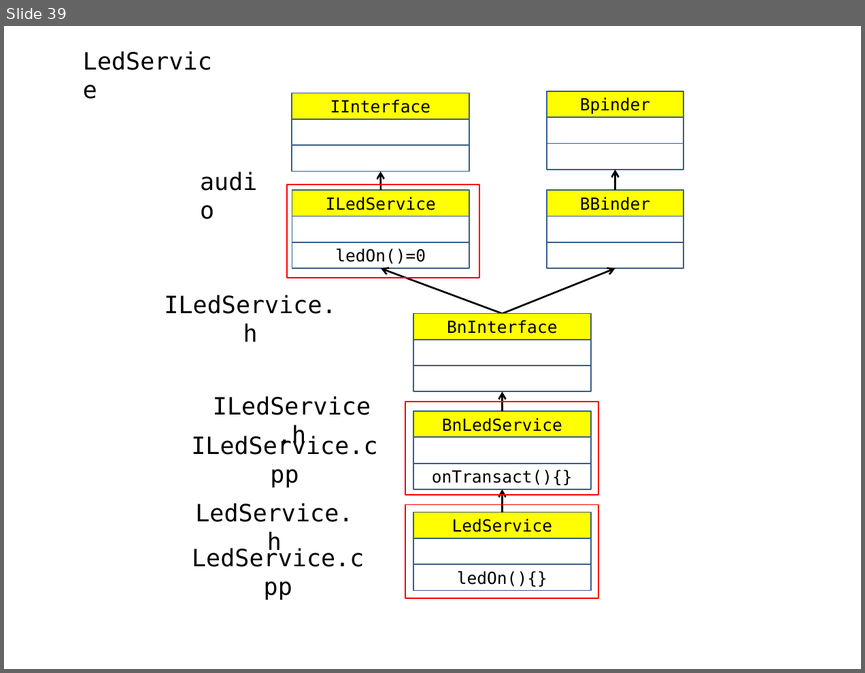
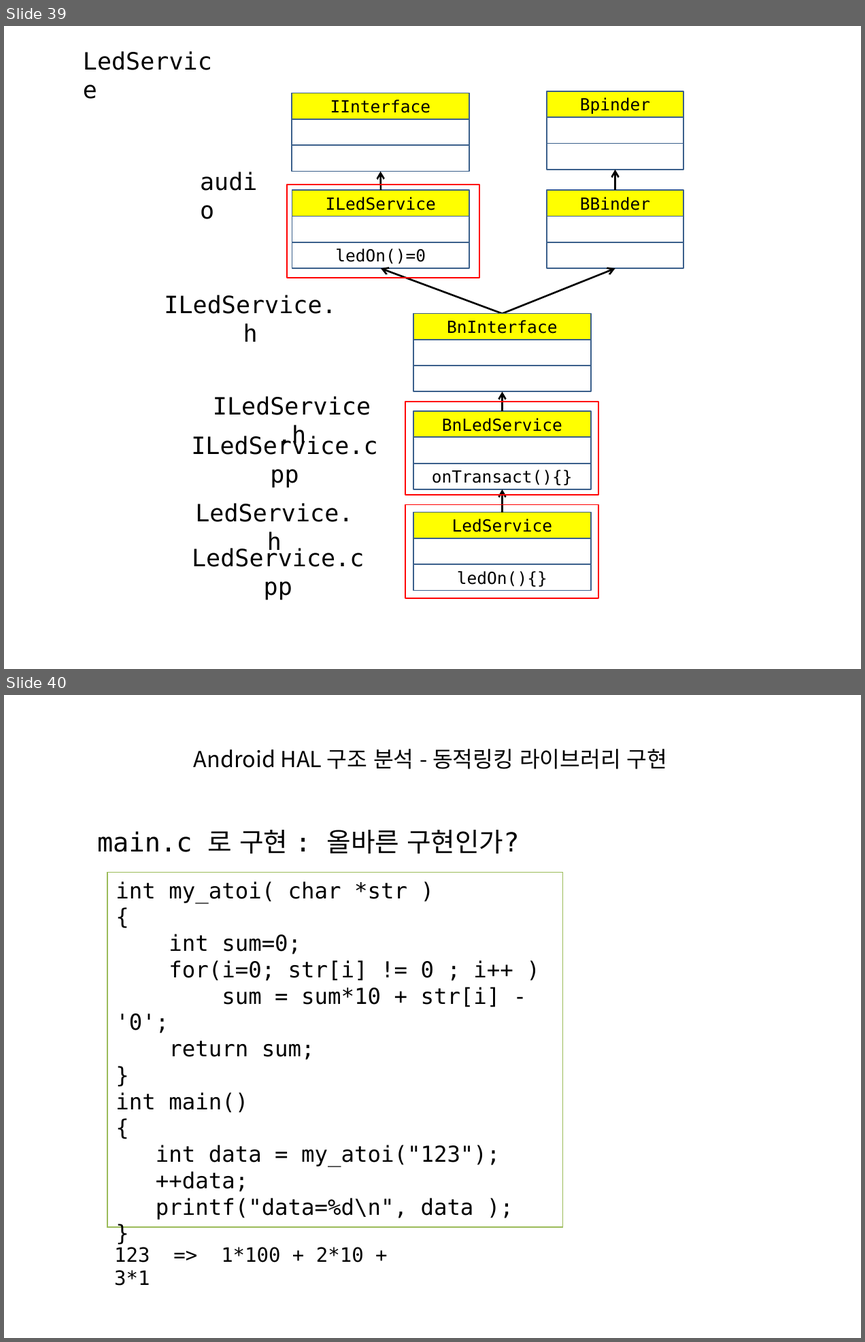
Before and after one commit to imguru-mooc/android-kernel, a slide deck: 05_day.pptx. Shown one above the other, each under a label of ours: slide 39 before the commit, slides 39 and 40 after it. The pictures are 865x673 and 865x1342 pixels, drawn with LibreOffice and Linux fonts; fonts in the diff are those of the drawing. Boxes give left, top, right and bottom in pixels: in the first picture for what was removed or moved away, otherwise in the second. Text is boxed around its words. In the diff, an @@ line names an element or a change of style, - is before the commit and + after.

```diff
--- a/05_day.pptx
+++ b/05_day.pptx
@@ slide 40 added at <box>4,695,861,1338</box>, background #FFFFFF @@
@@ title added at <box>194,749,668,769</box>, 18.5 pt, text #000000 @@
+Android HAL 구조 분석 - 동적링킹 라이브러리 구현
@@ text added at <box>97,830,519,853</box>, 22.1 pt, text #000000 @@
+main.c 로 구현 : 올바른 구현인가?
@@ rectangle added at <box>107,872,563,1227</box>, outline #9BBB59 0.75 pt, 18.5 pt, text #000000 @@
+int my_atoi( char *str )
+{
+int sum=0;
+for(i=0; str[i] != 0 ; i++ )
+sum = sum*10 + str[i] - '0';
+return sum;
+}
+int main()
+{
+int data = my_atoi("123");
+++data;
+printf("data=%d\n", data );
+}
@@ text added at <box>114,1246,364,1262</box>, 16.6 pt, text #000000 @@
+123 => 1*100 + 2*10 + 3*1
```
Also in this commit, not shown: 26 other slides added, 14 other files.
